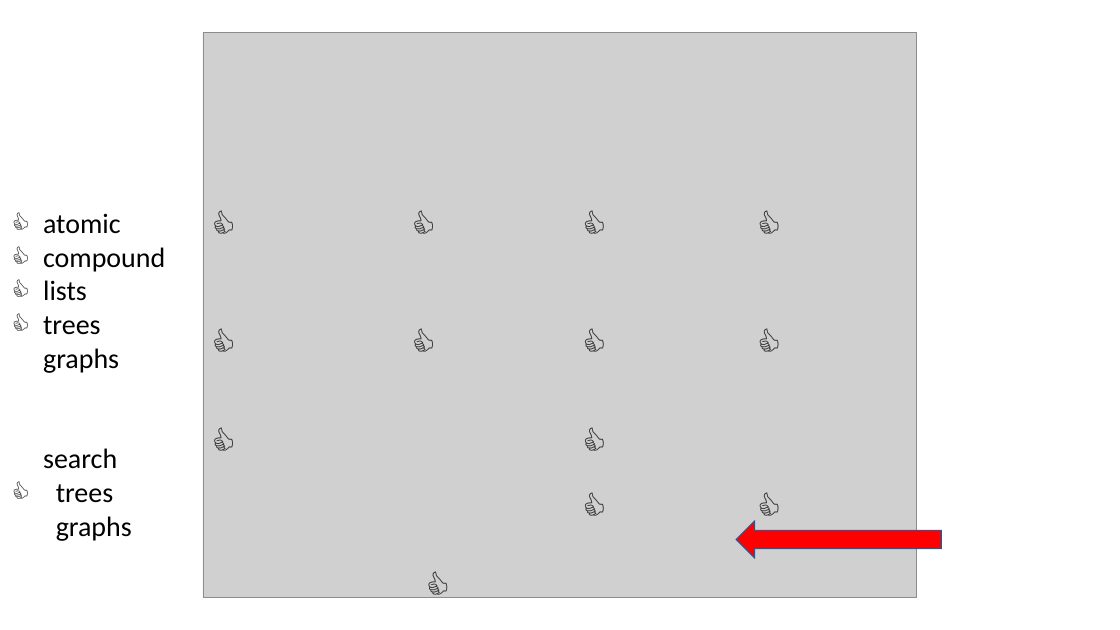
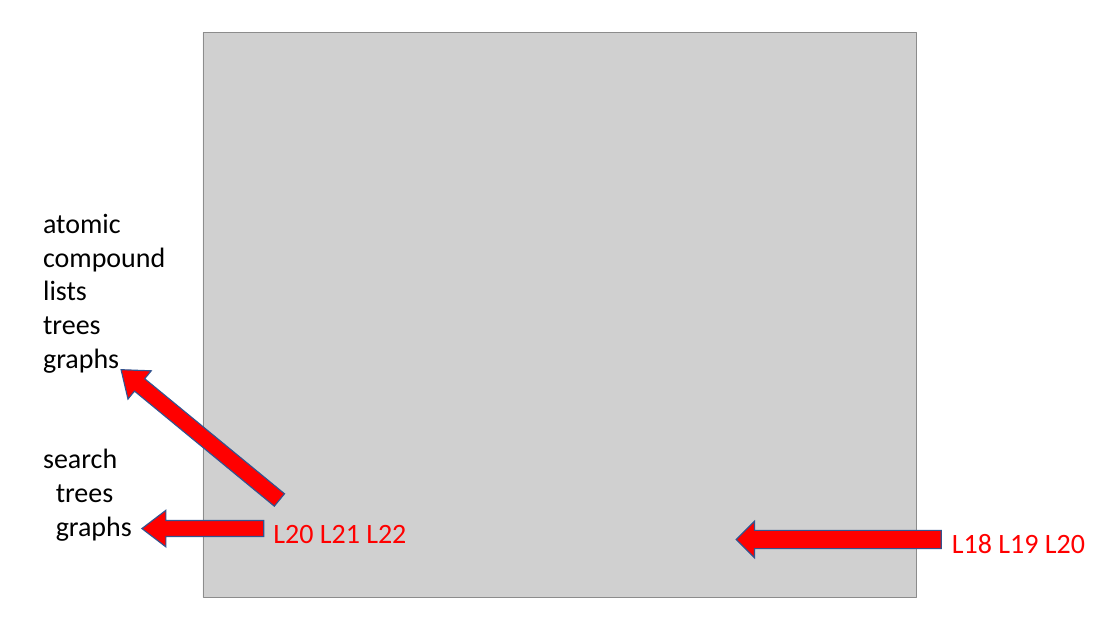
Before and after one commit to GregorKiczales/spd-materials, a slide deck: slide 3 of instructor/l18/l18-pad.pptx (slide 1 before the commit). Drawn at 1120x630 pixels with LibreOffice and Linux fonts; fonts in the diff are those of the drawing; grey boxes stand for pictures. Boxes give left, top, right and bottom in pixels: in the first picture for what was removed or moved away, otherwise in the second. Text is boxed around its words. In the diff, an @@ line names an element or a change of style, - is before the commit and + after.

```diff
--- a/instructor/l18/l18-pad.pptx
+++ b/instructor/l18/l18-pad.pptx
@@ text removed at box(3, 168, 49, 516) @@
-👍
-👍
-👍
-👍
-👍
@@ left arrow added at box(109, 356, 291, 515), fill #FF0000, outline #325491 1 pt @@
@@ left arrow added at box(142, 511, 264, 548), fill #FF0000, outline #325491 1 pt @@
@@ text added at box(273, 525, 406, 543), 24 pt, text #FF0000 @@
+L20 L21 L22
@@ text added at box(952, 534, 1085, 554), 24 pt, text #FF0000 @@
+L18 L19 L20
@@ group removed at box(203, 197, 794, 630): 13 texts @@
-👍
-👍
-👍
-👍
-👍
-👍
-👍
-👍
-👍
-👍
-👍
-👍
-👍
```
Also in this commit, not shown: 1 other slide changed, 5 slides added, 3 slides removed, 10 other files.
